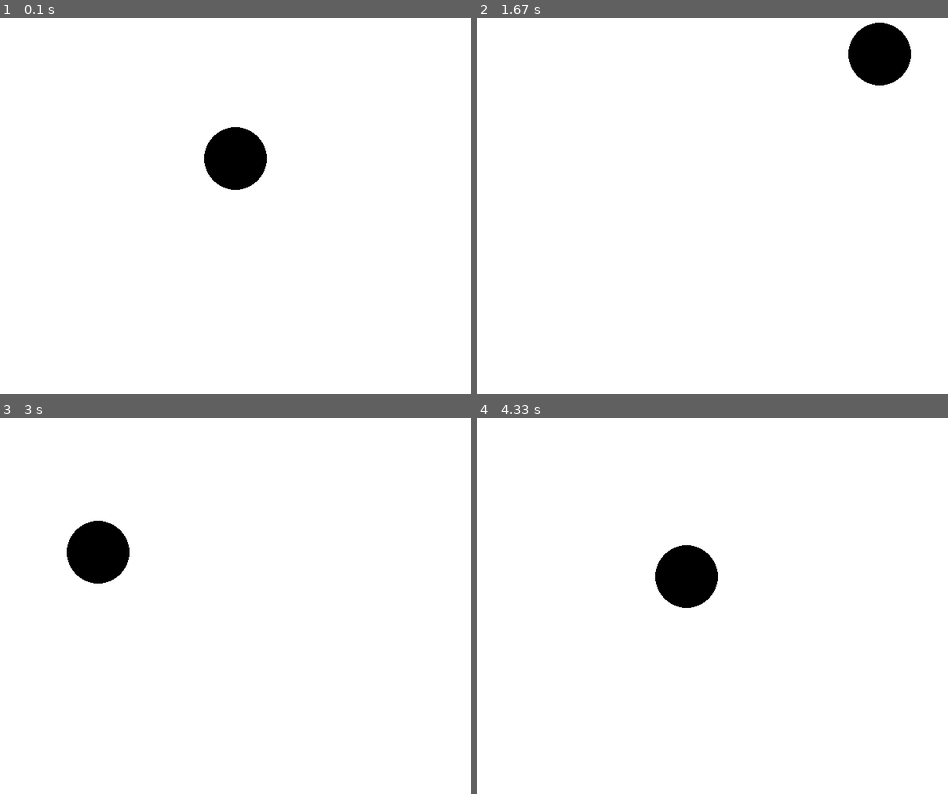
Above: before the commit, frames 1-4 (two rows, left to right).
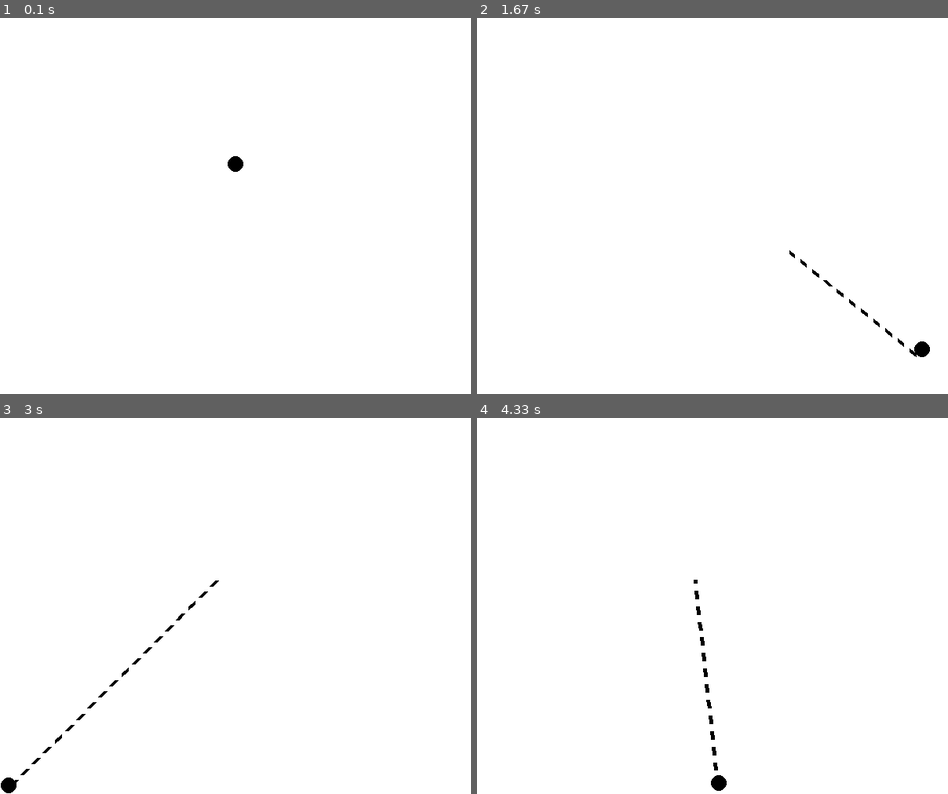
Above: after the commit, the same moments.

Repository: 7aman4013/Pygame
Game: pygame game, started from First Game(?)/init.py
The game is run twice, just before and just after one commit, with the same random seed, the same clock (stepped at 60 frames per second) and the same inputs.
Inputs (mouse positions are in pixels of both pictures, inside the frame that each line leads up to):
- Up to frame 1 (0.1 s): no input
- Up to frame 2 (1.67 s): press the mouse at (693, 179) at 0.37 s; move the mouse to (778, 160) at 0.47 s; release the mouse at (863, 145) at 0.6 s; hold D 0.67-1.13 s; move the mouse to (712, 190) at 0.7 s; hold W 1.17-1.47 s; press the mouse at (693, 179) at 1.53 s; move the mouse to (787, 251) at 1.63 s
- Up to frame 3 (3 s): release the mouse at (405, 722) at 1.77 s; hold D 1.83-2.3 s; hold A 2.33-2.87 s; press the mouse at (216, 579) at 2.93 s
- Up to frame 4 (4.33 s): move the mouse to (693, 628) at 3.03 s; release the mouse at (688, 681) at 3.17 s; press the mouse at (693, 579) at 3.27 s; move the mouse to (703, 598) at 3.37 s; release the mouse at (712, 617) at 3.5 s; press the mouse at (693, 579) at 3.6 s; move the mouse to (792, 658) at 3.7 s; release the mouse at (891, 737) at 3.83 s; press the mouse at (693, 579) at 3.93 s; move the mouse to (670, 519) at 4.03 s; release the mouse at (646, 459) at 4.17 s; press the mouse at (693, 579) at 4.27 s

The runs differ from the first frame. In frame 1, 1.6% of the frame differs, in the area x 43-57%, y 29-46%; in frame 2, 2.0%; in frame 3, 2.1%, in the area x 0-47%, y 27-100%; in frame 4, 2.0%.

Commit message:
Added rope and jumping

Diff:
--- a/First Game(?)/init.py
+++ b/First Game(?)/init.py
@@ -1,40 +1,50 @@
-import pygame
+import pygame as pg
 from pygame.locals import *
+import numpy as np
 
-pygame.init()
+pg.init()
 HEIGHT = 600
 WIDTH = 600
-screen = pygame.display.set_mode((HEIGHT,WIDTH))
-clock = pygame.time.Clock()
+screen = pg.display.set_mode((HEIGHT,WIDTH))
+clock = pg.time.Clock()
 running = True
 dt = 0
 
-player_pos = pygame.Vector2(300,300)
-player_vel = pygame.Vector2(0,0)
-player_acc = pygame.Vector2(0,0)
-player_size = 40
+gravity = pg.Vector2(0,5000)
+
+player_pos = pg.Vector2(300,300)
+player_vel = pg.Vector2(0,0)
+player_acc = pg.Vector2(0,0)
+player_size = 10
 player_friction = 0.9
 player_speed = 150
-player_bounce = 0.5
+player_jump = 2000
+player_bounce = 0.0
 player_mouse_force = 20
-player_acc_loss_rate = 0.6
+player_acc_loss_rate = 0.2
 
+mouse_held_down = False
 
 while running:
-    for event in pygame.event.get():
-        if event.type == pygame.QUIT:
+    for event in pg.event.get():
+        if event.type == pg.QUIT:
             running = False
+        if event.type == pg.MOUSEBUTTONDOWN:
+            mouse_held_down = True
+        if event.type == pg.MOUSEBUTTONUP or pg.mouse.get_focused() == False:
+            mouse_held_down = False
 
     screen.fill("white")
 
+    #####
+
     ###
+    pg.draw.circle(screen, "black", player_pos, player_size)
 
-    pygame.draw.circle(screen, "black", player_pos, player_size)
+    keys = pg.key.get_pressed()
 
-    keys = pygame.key.get_pressed()
-
-    if keys[K_w]:
-        player_vel.y -= player_speed
+    if keys[K_w] and player_pos.y > HEIGHT - player_size * 1.1:
+        player_vel.y -= player_jump
     if keys[K_s]:
         player_vel.y += player_speed
     if keys[K_a]:
@@ -58,19 +68,34 @@
         player_vel.y = -player_vel.y * 2 * player_bounce
 
     player_vel = player_vel * player_friction
-    player_vel += player_acc * dt
+    player_vel += (player_acc + gravity) * dt
 
     player_acc *= player_acc_loss_rate
 
-    if event.type == pygame.MOUSEBUTTONDOWN:
-        player_acc = pygame.mouse.get_pos() - player_pos
+    if mouse_held_down:
+        player_acc = pg.mouse.get_pos() - player_pos
         player_acc *= player_mouse_force
-    if event.type == pygame.MOUSEBUTTONUP:
-        player_acc = pygame.Vector2(0,0)
+    else:
+        player_acc = pg.Vector2(0,0)
+
+    #####
+
+    if mouse_held_down:
+        # pg.draw.line(screen, "black", player_pos, pg.mouse.get_pos(), 5)
+        dashed_steps = 10
+        mouse_pos = pg.mouse.get_pos()
+        direction = (mouse_pos - player_pos).normalize()
+        length = (mouse_pos - player_pos).length()
+        for i in range(0, int(length), dashed_steps * 2):
+            start_pos = player_pos + direction * i
+            end_pos = player_pos + direction * min(i + dashed_steps, length)
+            pg.draw.line(screen, "black", start_pos, end_pos, 5)
+
+
     ###
 
-    pygame.display.flip()
+    pg.display.flip()
 
     dt = clock.tick(60) / 1000
 
-pygame.quit()
+pg.quit()
